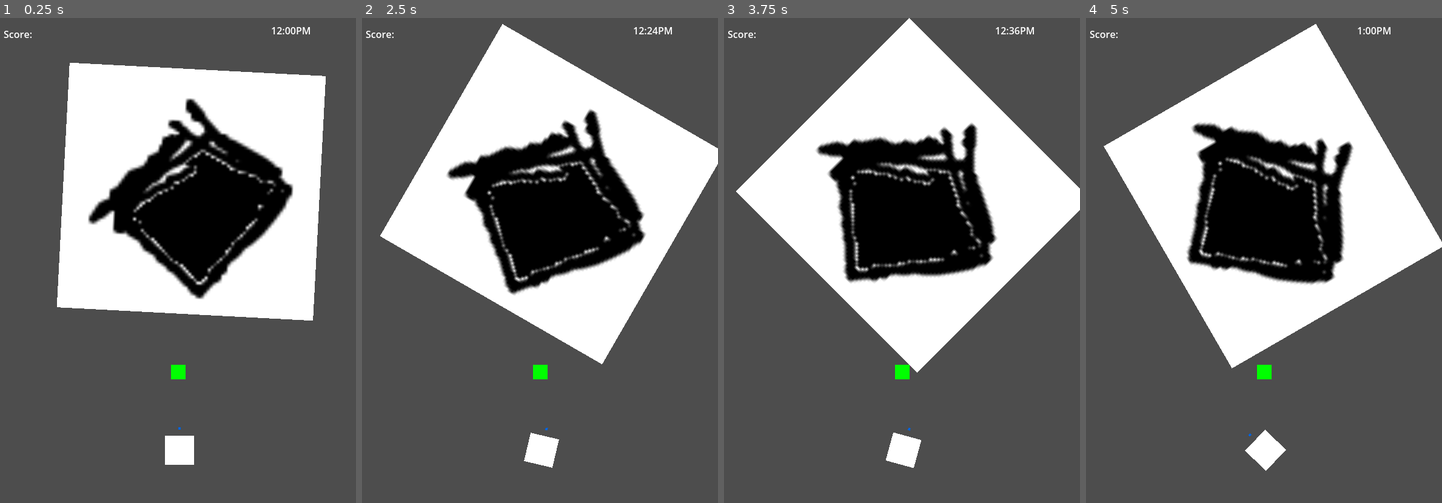
Above: before the commit, frames 1-4 (left to right).
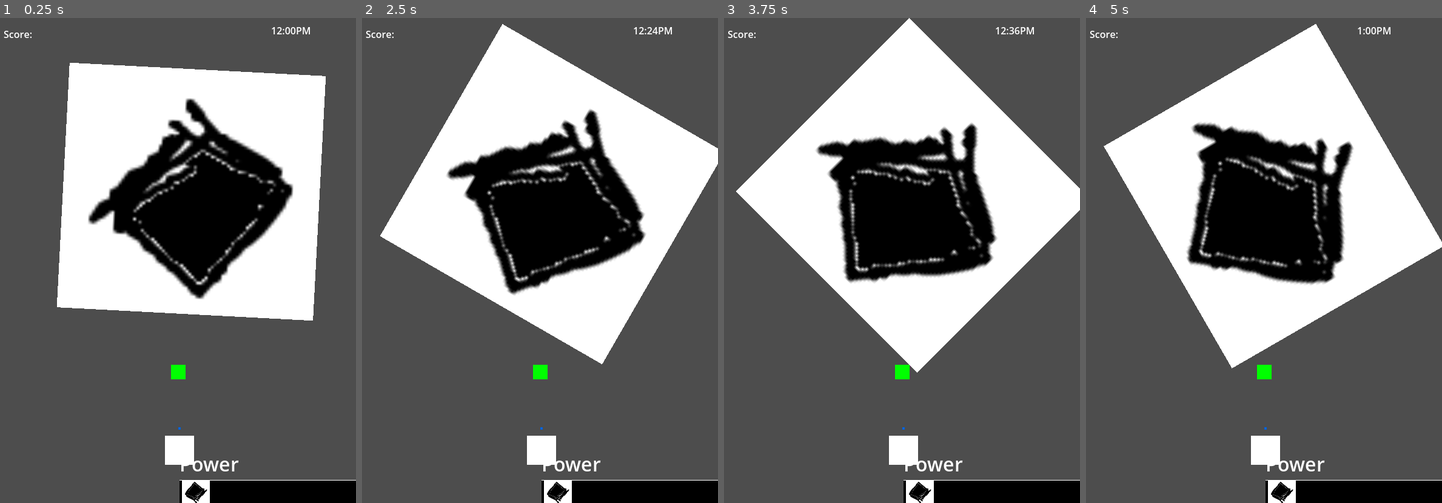
Above: after the commit, the same moments.

Repository: AndrewJDGalga/ggj2024
Game: Godot game, scene res://levels/testaj.tscn
Same seed, same stepped clock (60 frames per second), same inputs: the game is played once before the commit and once after it. The project has no main scene, so this scene is started directly.
Inputs:
- Up to frame 1 (0.25 s): no input
- Up to frame 2 (2.5 s): tap Enter (ui_accept) at 0.5, 0.77, 1.52 s; hold Up (action1) 0.53-1.28 s; tap Up (action1) at 1.35, 2.3 s; hold Down (action2) from 2.03 s (still down)
- Up to frame 3 (3.75 s): release Down (action2) at 2.78 s; tap Up (action1) at 2.85 s; tap Enter (ui_accept) at 3.02 s; hold Up (action1) from 3.53 s (still down)
- Up to frame 4 (5 s): tap Enter (ui_accept) at 3.77, 4.52 s; release Up (action1) at 4.28 s; tap Down (action2) at 4.35 s; tap Up (action1) at 4.55 s

The runs differ from the first frame. In frame 1, 2.5% of the frame differs, in the area x 50-100%, y 91-100%; in frame 2, 2.6%; in frame 3, 2.6%; in frame 4, 2.7%, in the area x 44-100%, y 84-100%.

Commit message:
new assets

Diff:
--- a/UI/GolfMeter/golf_meter_h.tscn
+++ b/UI/GolfMeter/golf_meter_h.tscn
@@ -13,19 +13,23 @@
 grow_vertical = 2
 script = ExtResource("1_pf8rr")
 
-[node name="HBoxContainer" type="VBoxContainer" parent="."]
-layout_mode = 0
-offset_right = 40.0
-offset_bottom = 40.0
+[node name="GolfMeter" parent="." node_paths=PackedStringArray("text_label") instance=ExtResource("2_rtgqq")]
+custom_minimum_size = Vector2(480.2, 0)
+layout_mode = 2
+anchors_preset = 0
+anchor_right = 0.0
+anchor_bottom = 0.0
+offset_left = -0.100006
+offset_top = 49.0
+offset_right = 480.1
+offset_bottom = 49.0
+text_label = NodePath("../Label")
 
-[node name="Label" type="Label" parent="HBoxContainer"]
+[node name="Label" type="Label" parent="."]
 layout_mode = 2
+offset_right = 98.0
+offset_bottom = 45.0
 text = "Power
 "
 label_settings = ExtResource("1_gu40e")
 horizontal_alignment = 1
-
-[node name="GolfMeter" parent="HBoxContainer" node_paths=PackedStringArray("text_label") instance=ExtResource("2_rtgqq")]
-custom_minimum_size = Vector2(480.2, 0)
-layout_mode = 2
-text_label = NodePath("../Label")
--- a/UI/GolfMeter/golf_meter_host.gd
+++ b/UI/GolfMeter/golf_meter_host.gd
@@ -7,3 +7,6 @@
 
 func stop():
 	meter.stop()
+
+func get_percent():
+	meter.get_percent()
--- a/entities/curtis.gd
+++ b/entities/curtis.gd
@@ -81,7 +81,13 @@
 				game_manager.cur_state = game_manager.PLAY_STATE.LINE_UP
 			game_manager.PLAY_STATE.TEST:
 				golf_meter_h.visible = true
-				golf_meter_v.visible = true
+				golf_meter_h.start()
+
+				golf_meter_v.visible = false
+
+				if Input.is_action_just_pressed("action1"):
+					print(golf_meter_h.get_percent())
+					golf_meter_h.stop()
 
 
 				#if Input.is_action_just_pressed("ui_accept"):
--- a/levels/game_manager.gd
+++ b/levels/game_manager.gd
@@ -15,7 +15,7 @@
 
 enum PLAY_STATE {TEST, LINE_UP, POWER, ACCURACY, CASTING, CATCHING, CATCH_FAIL,
 	CAST_SUCCEED, CATCH_SUCCEED }
-var cur_state : PLAY_STATE = PLAY_STATE.CATCH_SUCCEED
+var cur_state : PLAY_STATE = PLAY_STATE.TEST
 @export var lure_y_limit := -650
 var score:int
 
Binary file added: assets/art/Beach Can.png
Not shown, added: assets/art/Beach Can.png.import
Binary file added: assets/art/Beach shore 2.png
Not shown, added: assets/art/Beach shore 2.png.import
Binary file added: assets/art/Bobber.png
Not shown, added: assets/art/Bobber.png.import
Binary file added: assets/art/Cat fish.png
Not shown, added: assets/art/Cat fish.png.import
Binary file added: assets/art/Croc.png
Not shown, added: assets/art/Croc.png.import
Binary file added: assets/art/Moon.png
Not shown, added: assets/art/Moon.png.import
(and 8 more such lines)
